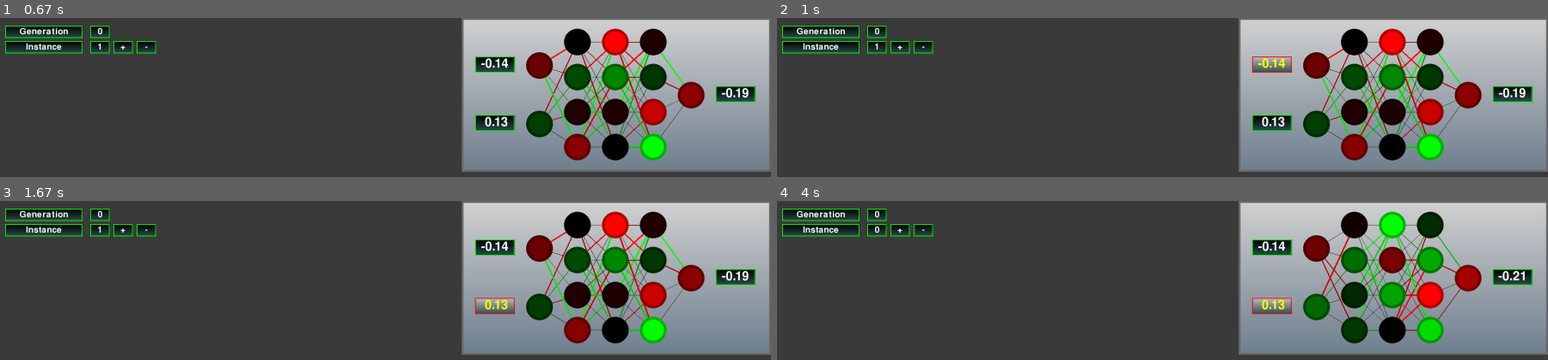
Above: before the commit, frames 1-4 (two rows, left to right).
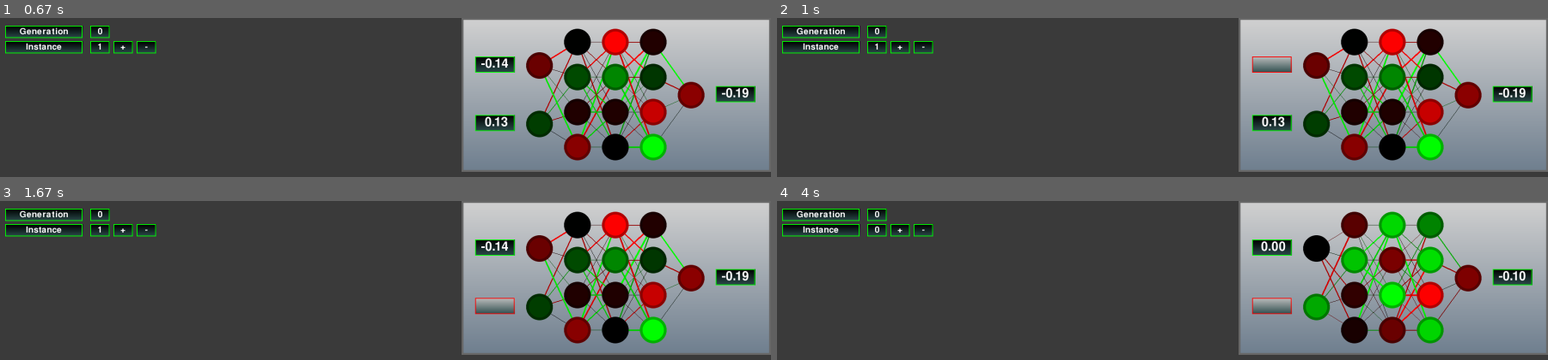
Above: after the commit, the same moments.

Repository: jakub530/PyGame-Neural-Net
Game: pygame game, started from node_vis.py
The game is run twice, just before and just after one commit, with the same random seed, the same clock (stepped at 60 frames per second) and the same inputs.
Inputs (mouse positions are in pixels of both pictures, inside the frame that each line leads up to):
- Up to frame 1 (0.67 s): click "+" at 0.38 s
- Up to frame 2 (1 s): press the mouse at (1270, 64) at 0.7 s; move the mouse to (1123, 99) at 0.8 s; release the mouse at (977, 134) at 0.93 s
- Up to frame 3 (1.67 s): press the mouse at (493, 247) at 1.03 s; move the mouse to (362, 288) at 1.13 s; release the mouse at (223, 331) at 1.27 s; press the mouse at (493, 305) at 1.37 s; move the mouse to (outside the picture) at 1.47 s; release the mouse at (outside the picture) at 1.6 s
- Up to frame 4 (4 s): press the mouse at (1270, 305) at 1.7 s; move the mouse to (1069, 344) at 1.8 s; release the mouse at (outside the picture) at 1.93 s; press the mouse at (1270, 247) at 2.03 s; move the mouse to (outside the picture) at 2.13 s; release the mouse at (outside the picture) at 2.27 s; type "ann" at 2.33 s; tap Enter at 2.67 s; press the mouse at (923, 229) at 2.87 s; move the mouse to (1077, 283) at 2.97 s; release the mouse at (1231, 337) at 3.1 s; press the mouse at (1270, 247) at 3.2 s; move the mouse to (1100, 321) at 3.3 s; release the mouse at (outside the picture) at 3.43 s; press the mouse at (923, 229) at 3.53 s; move the mouse to (1085, 328) at 3.63 s; release the mouse at (outside the picture) at 3.77 s; press the mouse at (1270, 305) at 3.87 s; move the mouse to (outside the picture) at 3.97 s

Frame 1 is identical in both runs. In frame 2, less than 0.1% of the frame differs, in the area x 62-66%, y 25-32%; in frame 3, 0.1%; in frame 4, 5.7%, in the area x 62-98%, y 6-90%.

Commit message:
Before refactoring of node_vis

Diff:
--- a/node_vis.py
+++ b/node_vis.py
@@ -19,12 +19,10 @@
     mult = 0.7
     return color * mult
 
-
-
 class node_vis(nn_lib.node):
     def __init__(self):
-        self.val =  random.random() - 0.5
-        #self.val = -1
+        #self.val =  random.random() - 0.5
+        self.val = 0
 
     def set_pos(self,pos,offset):
         self.pos = pos
@@ -34,7 +32,6 @@
         self.radius = int(diameter/2)
 
     def draw_node(self, offset, min_val, max_val, surface, img, color_img):
-
         self.color = set_color(self.val, min_val, max_val)
         self.draw_circles_pygame(surface)
         #self.draw_circles_import(surface, img, color_img)
@@ -46,10 +43,8 @@
 
     def draw_circles_import(self, surface, img, color_img):
         new_img = img.copy()
-
         color_img.fill(self.color)
         new_img.blit(color_img, (0,0), special_flags = pygame.BLEND_RGBA_MULT)
-
         surface.blit(new_img, self.trans_pos-np.array([self.radius,self.radius]))
 
     def draw_circle(self, surface, radius, color):
@@ -67,7 +62,6 @@
             self.nodes.append(node_vis())
 
     def set_pos(self, node_size, h_pos, v_pos, offset):
-
         for ind, pos in enumerate(v_pos):
             self.nodes[ind].set_pos(np.array([h_pos, pos]), offset)
             self.nodes[ind].set_size(node_size)
@@ -85,11 +79,11 @@
         self.init_graphics(path)
         self.setup_text_boxes(text_boxes)
 
-    def update_and_draw(self, txt_boxes, values, event_flag, mock_val):
+    def update_and_draw(self, txt_boxes, values, mock_val):
         self.set_node_val(values)
         self.draw_connections(mock_val)
         self.draw_nodes(offset)
-        self.update_txt_values(txt_boxes, event_flag)
+        self.update_txt_values(txt_boxes)
 
 
     def init_layers(self, h_layers, inputs, outputs, layer_type):
@@ -201,7 +195,6 @@
         thick = max(int(max_thickness * val/maximum), 1)
         color = base_color * int(255 * (val/maximum))
 
-        #new_color = (np.array([1,1,1]) * abs(val) * 255)
 
         pygame.draw.line(self.surface, color, prev_node.trans_pos, next_node.trans_pos, thick)
 
@@ -228,17 +221,24 @@
             text = text + "0"
         return text
 
-    def update_txt_values(self, all_text_boxes, event_flag):
-        if event_flag == True:
-            for ind, node in enumerate(self.layers[0].nodes):
-                text = str(np.around(node.val,2))
-                text = self.format_text(text)
-                all_text_boxes.elems["input_"+str(ind)].update_text(text)
-
-            for ind, node in enumerate(self.layers[-1].nodes):
-                text = str(np.around(node.val,2))
-                text = self.format_text(text)
-                all_text_boxes.elems["output_"+str(ind)].update_text(text)
+    def update_txt_values(self, all_text_boxes):
+        name = ["input", "output"]
+        for layer_ind, layer in enumerate([self.layers[0], self.layers[-1]]):
+            for ind, node in enumerate(layer.nodes):
+                if all_text_boxes.elems[name[layer_ind]+"_"+str(ind)].active == False:
+                    text = str(np.around(node.val,2))
+                    text = self.format_text(text)
+                    all_text_boxes.elems[name[layer_ind]+"_"+str(ind)].update_text(text)
+
+        #for ind, node in enumerate(self.layers[0].nodes):
+        #    if all_text_boxes.elems["input_"+str(ind)].active == False:
+        #        text = str(np.around(node.val,2))
+        #        text = self.format_text(text)
+        #        all_text_boxes.elems["input_"+str(ind)].update_text(text)
+        #for ind, node in enumerate(self.layers[-1].nodes):
+        #    text = str(np.around(node.val,2))
+        #    text = self.format_text(text)
+        #    all_text_boxes.elems["output_"+str(ind)].update_text(text)
 
     def update_inputs(self, all_text_boxes, event_flag, inputs):
         if(event_flag == True):
@@ -292,7 +292,7 @@
     buttons.add_box((300, 60 ),"increase_inst", change_instance_up,   text = "+", min_width = 50, centre_text = True)
     buttons.add_box((360, 60),"decrease_inst", change_instance_down, text = "-", min_width = 50, centre_text = True)
 
-    pass
+
 
 if __name__ == "__main__":
     size = (2000, 1000)
@@ -345,7 +345,7 @@
 
         inputs = my_nn_vis.update_inputs(text_boxes, event_flag, inputs)
         output, all_values = current_gen.instances[global_args["inst_number"]].calculate_output(inputs)
-        my_nn_vis.update_and_draw(text_boxes, all_values, True, global_args["weights"])
+        my_nn_vis.update_and_draw(text_boxes, all_values, global_args["weights"])
 
         text_boxes.display_boxes(screen, global_args)
         buttons.display_boxes(screen, global_args)
